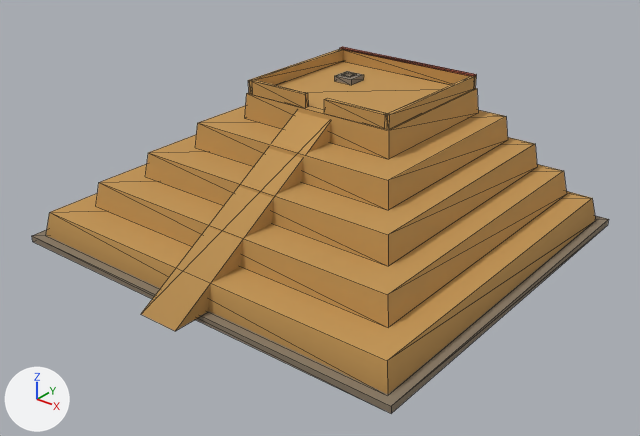
A saved change to the glTF model src/assets/architecture/caral/caral_pyramid_mayor_lod1.glb.
One viewpoint serves both versions: a 50 mm camera at (51.9, -65.8, 41.8) aimed at (2.0, -3.5, 3.1). The axes (+X, +Y, +Z) are drawn at lower left. The lights are the same throughout. The older version comes first. Mesh edges are drawn as thin lines. Vertices at exactly the same position are counted once.

Objects in the first picture: 'GEO-Arch_pyramid_mayor_LOD1'.
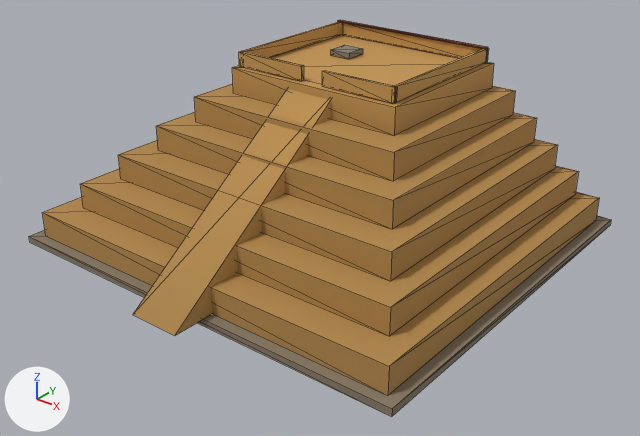
Edits to the bpy script that builds the scene:
```text
Change me_geo_arch_pyramid_mayor_lod1:
    used by ob_geo_arch_pyramid_mayor_lod1; location = (0.0, -1.5, 7.23); scale = (22.5, 22.5, 22.5)
    remove me_geo_arch_pyramid_mayor_lod1.from_pydata(...)  # 118 vertices, 174 faces; spans x -1.0..1.0, y -0.98..0.98, z -0.35..0.35
    add me_geo_arch_pyramid_mayor_lod1.from_pydata(...)  # 118 vertices, 174 faces; spans x -1.0..1.0, y -0.98..0.98, z -0.41..0.41
    me_geo_arch_pyramid_mayor_lod1 part 1: the loose piece of 8 vertices spanning x -0.68..0.68, y -0.41..0.82, z -0.08..0.04 is scaled about its middle by (1.11, 1.1, 0.992), then moved by (0.0, -0.02, -0.06)
    me_geo_arch_pyramid_mayor_lod1 part 2: the loose piece of 8 vertices spanning x -0.54..0.54, y -0.22..0.77, z 0.04..0.16 is scaled about its middle by (1.2, 1.19, 0.991), then moved by (0.0, -0.03, -0.06)
    me_geo_arch_pyramid_mayor_lod1 part 3: the loose piece of 8 vertices spanning x -0.4..0.4, y -0.03..0.71, z 0.16..0.28 is scaled about its middle by (1.36, 1.34, 0.991), then moved by (0.0, -0.05, -0.06)
    me_geo_arch_pyramid_mayor_lod1 part 4: the loose piece of 8 vertices spanning x 0.37..0.39, y -0.01..0.69, z 0.28..0.34 is scaled about its middle by (0.869, 1.04, 1.06), then moved by (-0.79, 0.01, 0.06)
    me_geo_arch_pyramid_mayor_lod1 part 5: the loose piece of 8 vertices spanning x 0.05..0.38, y -0.01..0.01, z 0.28..0.34 is scaled about its middle by (1.11, 0.874, 1.06), then moved by (-0.45, -0.01, 0.06)
    me_geo_arch_pyramid_mayor_lod1 part 6: the loose piece of 8 vertices spanning x -0.17..-0.12, y 0.4..0.45, z 0.3..0.31 is scaled about its middle by (40.9, 37.4, 4.96), then moved by (0.15, -0.36, -0.7)
    me_geo_arch_pyramid_mayor_lod1 part 7: the loose piece of 8 vertices spanning x -0.39..0.39, y 0.67..0.69, z 0.34..0.35 is scaled about its middle by (1.08, 0.892, 1), then moved by (0.0, 0.02, 0.06)
    me_geo_arch_pyramid_mayor_lod1 part 8: 46 of 118 vertices moved; they spanned x -0.96..0.96, y -0.98..0.93, z -0.32..0.34 and now span x -0.95..0.95, y -0.98..0.93, z -0.38..0.4; mean shift (0.17, 0.07, -0.01); largest move (-0.39, 0.69, 0.28) -> (0.12, -0.98, -0.38)
    me_geo_arch_pyramid_mayor_lod1 part 9: 12 faces spanning x 0.06..0.42, y -0.02..-0.01, z 0.34..0.4 switch from mat_mat_arch_stone to mat_mat_arch_plasterochre
    me_geo_arch_pyramid_mayor_lod1 part 10: 12 faces spanning x -0.21..-0.11, y 0.38..0.48, z 0.34..0.36 switch from mat_mat_arch_earth to mat_mat_arch_stone
    other edits to the shape of me_geo_arch_pyramid_mayor_lod1 do not show in these pictures
Change ob_geo_arch_pyramid_mayor_lod1:
    ob_geo_arch_pyramid_mayor_lod1.location: (0.0, -1.5, 7.23) -> (0.0, -1.65, 8.65)
    ob_geo_arch_pyramid_mayor_lod1.scale: (22.5, 22.5, 22.5) -> (22.7, 22.7, 22.7)
```

Boxes (x1, y1, x2, y2) around the edits, measured in the pictures (640 x 436 px; the box of a moved part takes in the faces that stretch with it):
'GEO-Arch_pyramid_mayor_LOD1', reshaped, moved, rescaled (8% taller): before (32, 47, 609, 413); after (29, 20, 611, 417)
part 1 of me_geo_arch_pyramid_mayor_lod1, moved or reshaped: before (146, 135, 537, 266); after (118, 139, 558, 281)
part 2 of me_geo_arch_pyramid_mayor_lod1, moved or reshaped: before (195, 105, 508, 210); after (156, 112, 537, 229)
part 3 of me_geo_arch_pyramid_mayor_lod1, moved or reshaped: before (245, 62, 478, 159); after (194, 84, 515, 181)
part 4 of me_geo_arch_pyramid_mayor_lod1, moved or reshaped: before (385, 76, 476, 130); after (241, 22, 342, 58)
part 5 of me_geo_arch_pyramid_mayor_lod1, moved or reshaped: before (324, 98, 387, 129); after (239, 51, 304, 81)
part 6 of me_geo_arch_pyramid_mayor_lod1, moved or reshaped: before (342, 72, 356, 77); after (29, 216, 611, 417)
part 7 of me_geo_arch_pyramid_mayor_lod1, moved or reshaped: before (340, 47, 476, 77); after (338, 20, 488, 49)
part 8 of me_geo_arch_pyramid_mayor_lod1, moved or reshaped: before (46, 49, 596, 394); after (42, 23, 599, 395)
part 9 of me_geo_arch_pyramid_mayor_lod1, recoloured: before (335, 71, 364, 85); after (322, 70, 397, 103)
part 10 of me_geo_arch_pyramid_mayor_lod1, recoloured: before (32, 216, 609, 413); after (331, 45, 363, 59)
